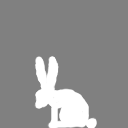
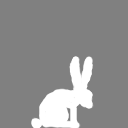
Comparing the layer stacks of the two 128 × 128 images. Changes:
painted on "Background" over [31, 56, 97, 128]
